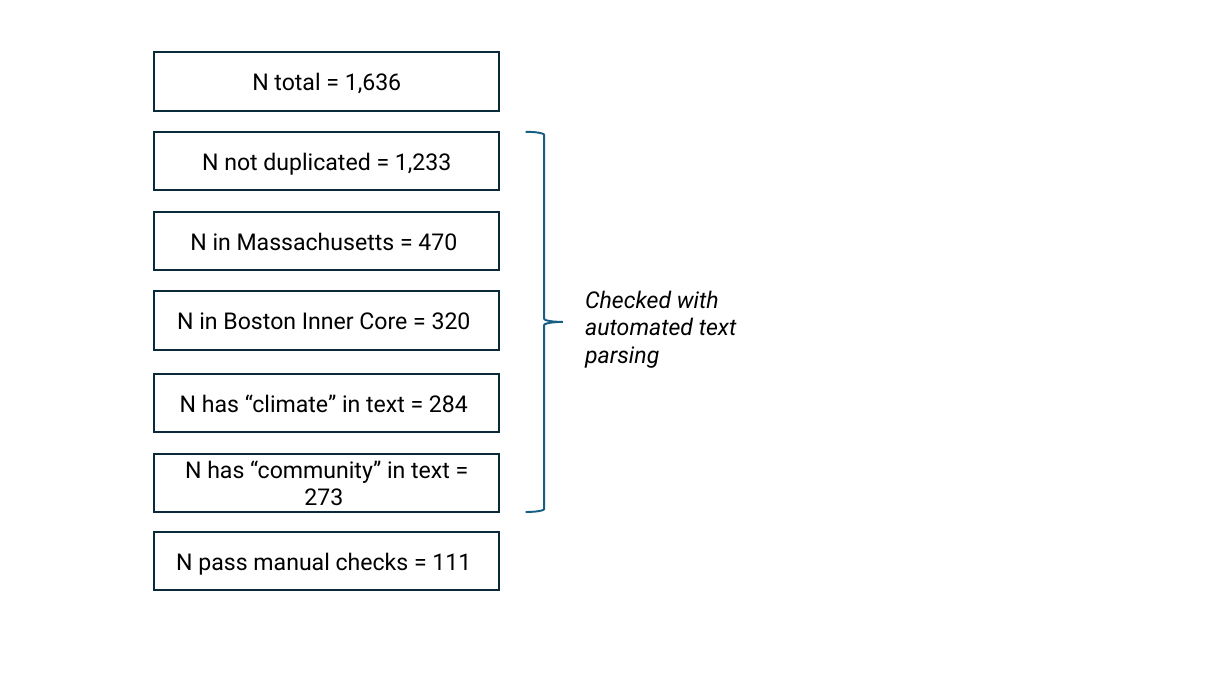
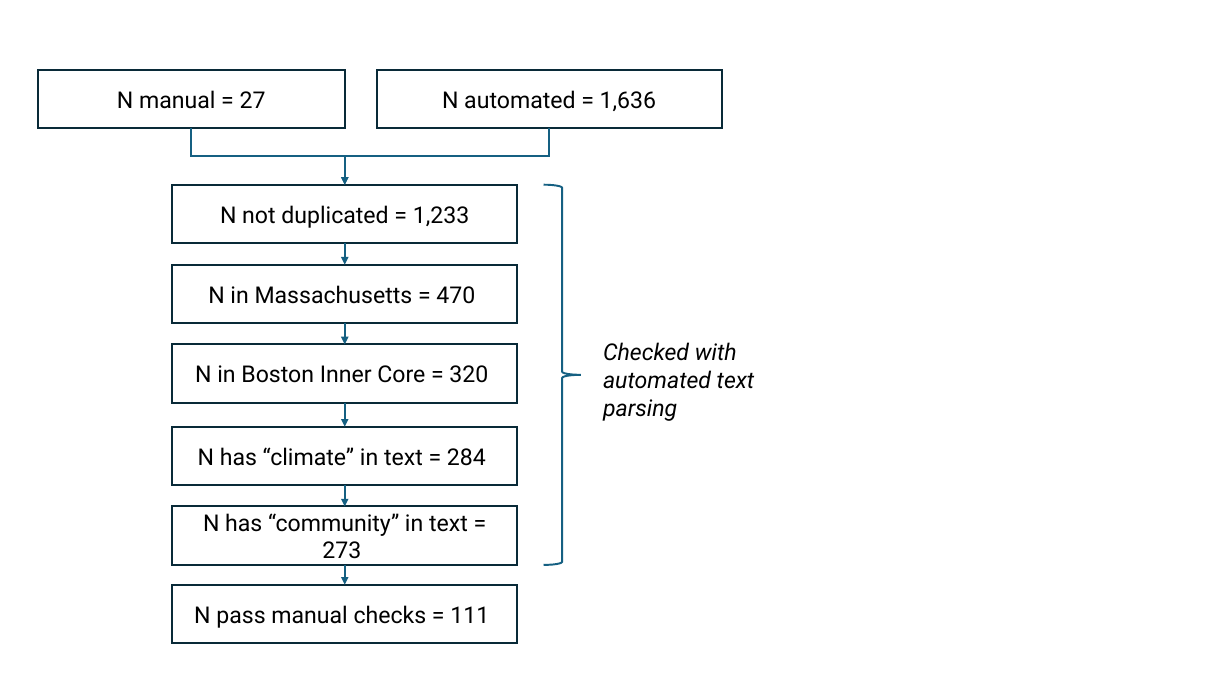
Before and after one commit to cmilando/acresNLP, a slide deck: slide 2 of flowchart.pptx. Drawn at 1232x693 pixels with LibreOffice and Linux fonts; fonts in the diff are those of the drawing. Boxes give left, top, right and bottom in pixels: in the first picture for what was removed or moved away, otherwise in the second. Text is boxed around its words. In the diff, an @@ line names an element or a change of style, - is before the commit and + after.

```diff
--- a/flowchart.pptx
+++ b/flowchart.pptx
@@ rectangle added at [38, 70, 345, 128], outline #092A39 1.5 pt, 18 pt, text #000000 @@
+N manual = 27
@@ rectangle "N automated = 1,636": place and size @@
-rectangle "N automated = 1,636" at [154, 53, 499, 111]
+rectangle "N automated = 1,636" at [377, 70, 722, 128]
@@ text in rectangle at [442, 90, 656, 111]: text changed @@
-N total = 1,636
+N automated = 1,636
@@ elbow arrow added from (191, 128) to (345, 185), #156082 1.5 pt @@
@@ elbow arrow added from (549, 128) to (345, 185), #156082 1.5 pt @@
@@ right brace: place and size @@
-right brace at [526, 132, 563, 513]
+right brace at [543, 185, 580, 566]
@@ rectangle "N in Massachusetts = 470": place and size @@
-rectangle "N in Massachusetts = 470" at [154, 212, 499, 270]
+rectangle "N in Massachusetts = 470" at [173, 264, 518, 323]
@@ arrow added from (345, 243) to (345, 264), #156082 1.5 pt @@
@@ arrow added from (345, 323) to (345, 345), #156082 1.5 pt @@
@@ 4 rectangles, 1 text: place and size @@
-4 rectangles, 1 text at [154, 132, 737, 591]
+4 rectangles, 1 text at [173, 185, 755, 643]
@@ arrow added from (345, 403) to (345, 427), #156082 1.5 pt @@
@@ rectangle "N has “community” in text ...": place and size @@
-rectangle "N has “community” in text ..." at [154, 454, 499, 512]
+rectangle "N has “community” in text ..." at [173, 506, 518, 565]
@@ arrow added from (345, 485) to (345, 506), #156082 1.5 pt @@
@@ arrow added from (345, 565) to (345, 585), #156082 1.5 pt @@
```
Also in this commit, not shown: 23 other files.
